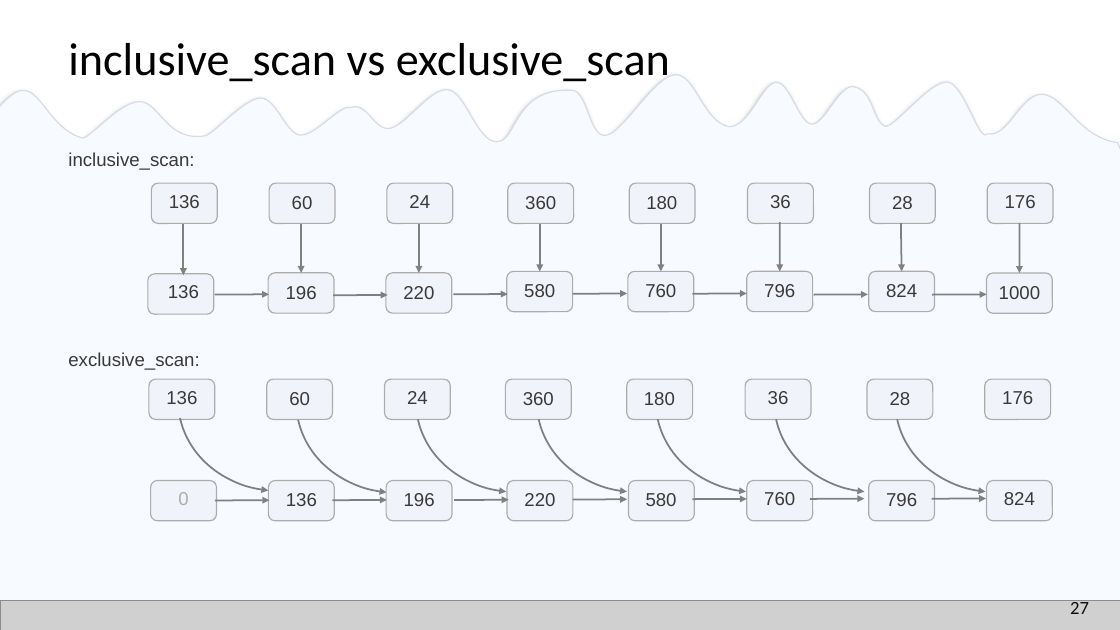
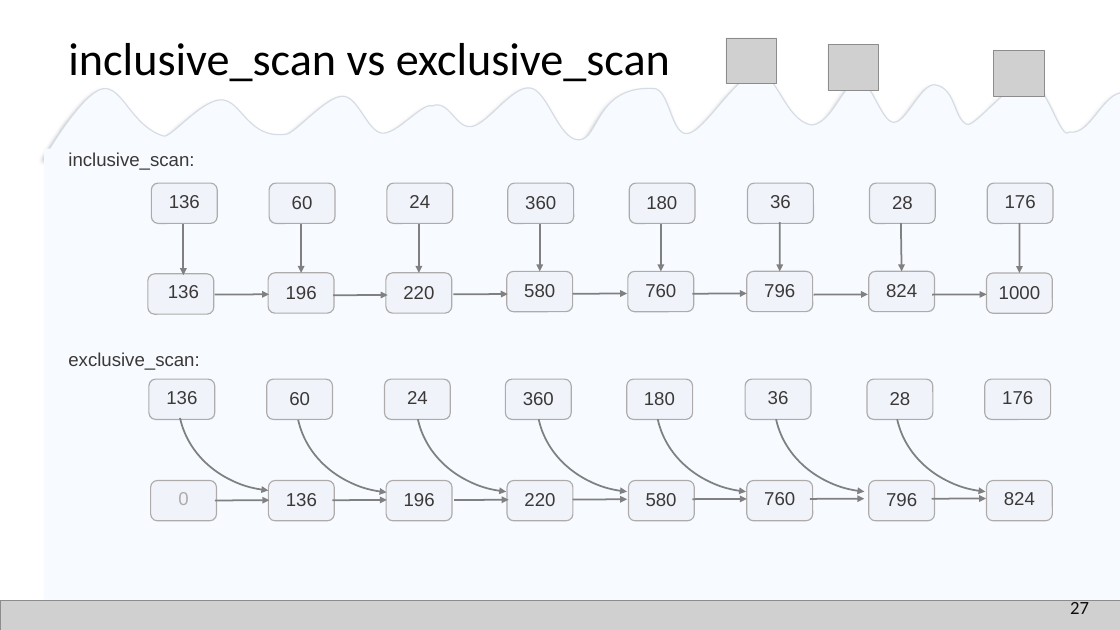
Before and after one commit to EmptySquareBubble/StoriesFromAParallelUniverse-, a slide deck: slide 28 of stories_from_a_paralel_universe.pptx. Drawn at 1120x630 pixels with LibreOffice and Linux fonts; fonts in the diff are those of the drawing; grey boxes stand for pictures. Boxes give left, top, right and bottom in pixels: in the first picture for what was removed or moved away, otherwise in the second. Text is boxed around its words. In the diff, an @@ line names an element or a change of style, - is before the commit and + after.

```diff
--- a/stories_from_a_paralel_universe.pptx
+++ b/stories_from_a_paralel_universe.pptx
@@ picture added at (726,38,777,84) @@
@@ picture added at (828,45,880,91) @@
@@ picture added at (994,50,1045,97) @@
@@ freeform shape: place and size @@
-freeform shape at (0,62,1120,178)
+freeform shape at (45,60,1120,177)
@@ rectangle: place and size @@
-rectangle at (0,150,1120,630)
+rectangle at (44,149,1120,630)
```
Also in this commit, not shown: 17 other slides changed.
